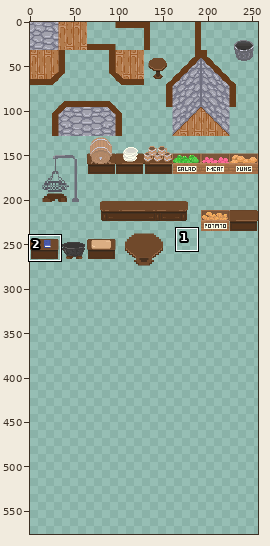
Two versions of one sprite sheet, SoftwareProjekt2024/Content/Map/atlas.PNG. Above, an overview of the earlier version with the close-up marked.
Close-up. As it was:
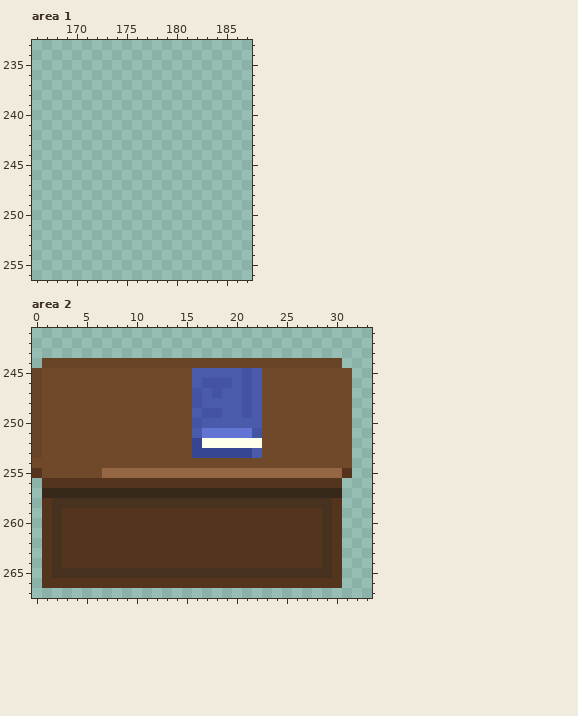
The file is 256x320 pixels. Colours within 5 levels of each other are drawn and written as one. Shown: area 1: x 166..187, y 233..256; area 2: x 0..33, y 241..267. The old version is drawn lined up with the new one, on the new canvas. The commit also changed other parts of the picture, which this record leaves out.
After the commit:
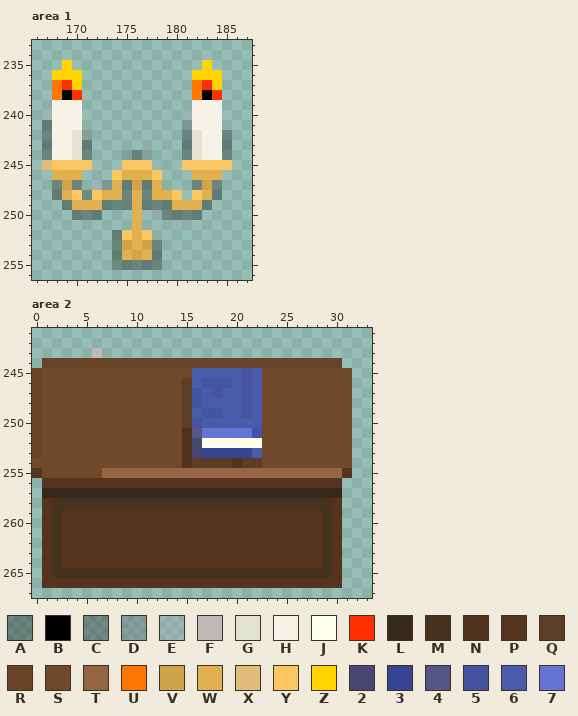
Palette (. is transparent): A #0000004d  B #000000  C #1212134d  D #5a5a604d  E #a2a2ad4d  F #bdbab7  G #e3e3d4  H #f7f2e7  J #ffffeb  K #ff2f00  L #36281b  M #47311f  N #4e331e  P #54341c  Q #5c3d25  R #674328  S #70492b  T #946643  U #ff7600  V #d1a449  W #e1b14f  X #e0bc78  Y #fac761  Z #ffd400  2 #484774  3 #374693  4 #565684  5 #4454a2  6 #4b5bab  7 #6275d4
Difference:
canvas 256x320 -> 256x576
Area 1:
y 235: x 169 . -> Z; x 183 . -> Z
y 236: x 168..170 ... -> ZZZ; x 182..184 ... -> ZZZ
y 237: x 168..170 ... -> UKZ; x 182..184 ... -> UKZ
y 238: x 168..170 ... -> UBK; x 182..184 ... -> UBK
y 239: x 168..170 ... -> HHH; x 182..184 ... -> HHH
y 240: x 167..170 .... -> EHHH; x 181..184 .... -> EHHH
y 241: x 167..170 .... -> AHHH; x 181..184 .... -> DHHH
y 242: x 167..171 ..... -> AHHGD; x 181..185 ..... -> AGHHA
y 243: x 167..171 ..... -> AHHGA; x 181..185 ..... -> AGHHA
y 244: x 167..171 ..... -> AHHGA; x 175..177 ... -> DCD; x 181..185 ..... -> AGHHA
y 245: x 167..171 ..... -> XYYYY; x 175..178 .... -> YYYE; x 181..185 ..... -> YYYYY
y 246: x 168..170 ... -> WWW; x 174..178 ..... -> YWWWY; x 182..184 ... -> WWW
y 247: x 168..170 ... -> AVA; x 172..178 ....... -> EDWAVAW; x 182..184 ... -> AVA
y 248: x 168..180 ............. -> AWYCYWWAWAWWY; x 182..184 ... -> YWA
y 249: x 169..183 ............... -> AWWWAACWAAAWWWA
y 250: x 170..172 ... -> AAA; x 176 . -> W; x 178..182 ..... -> EAAAA
y 251: x 176 . -> W; x 180..181 .. -> EE
y 252: x 174..178 ..... -> AYWYE
y 253: x 174..178 ..... -> AVWVA
y 254: x 174..178 ..... -> AWVWA
y 255: x 174..178 ..... -> CAAAA
Area 2:
y 243: x 6 . -> F
y 246..250: x 15 S -> Q
y 251: x 15..16 S6 -> N4
y 252..253: x 15..16 S3 -> N2
y 254: x 15..22 SSSSSSSS -> NQQQQNQQ
Boxes around the changes in both close-ups, in picture pixels (x1, y1, x2, y2):
added: (42, 60, 232, 270)
added: (92, 348, 102, 358)
changed: (182, 378, 262, 468)
